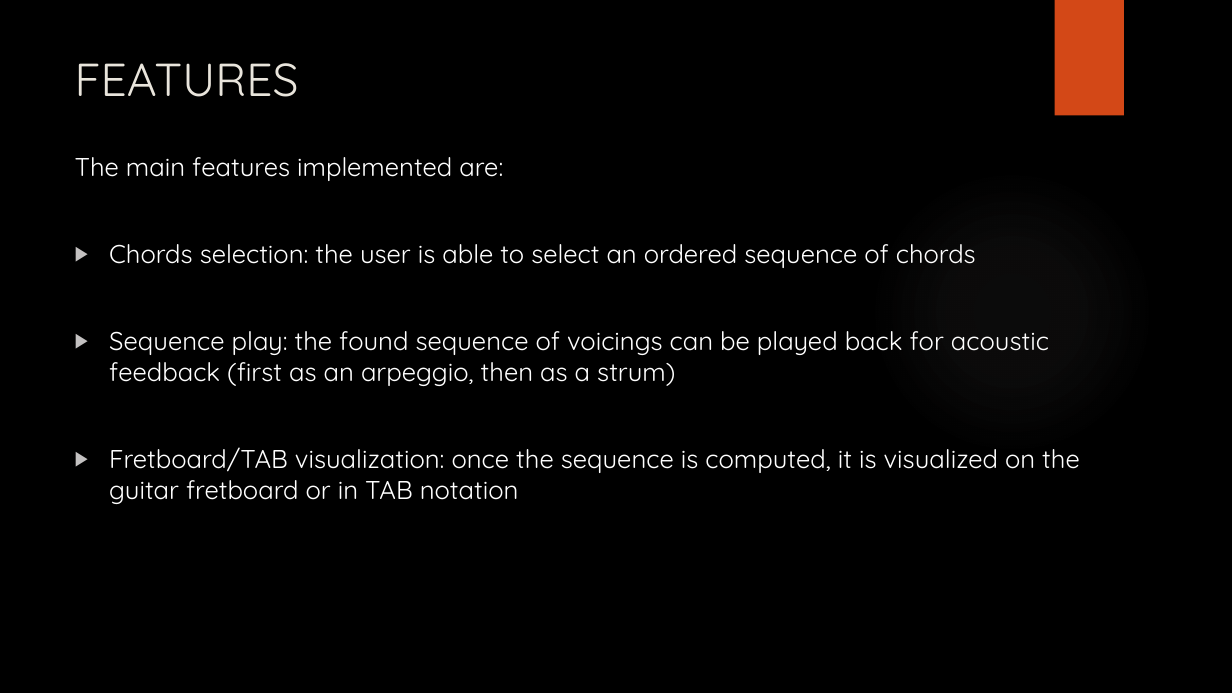
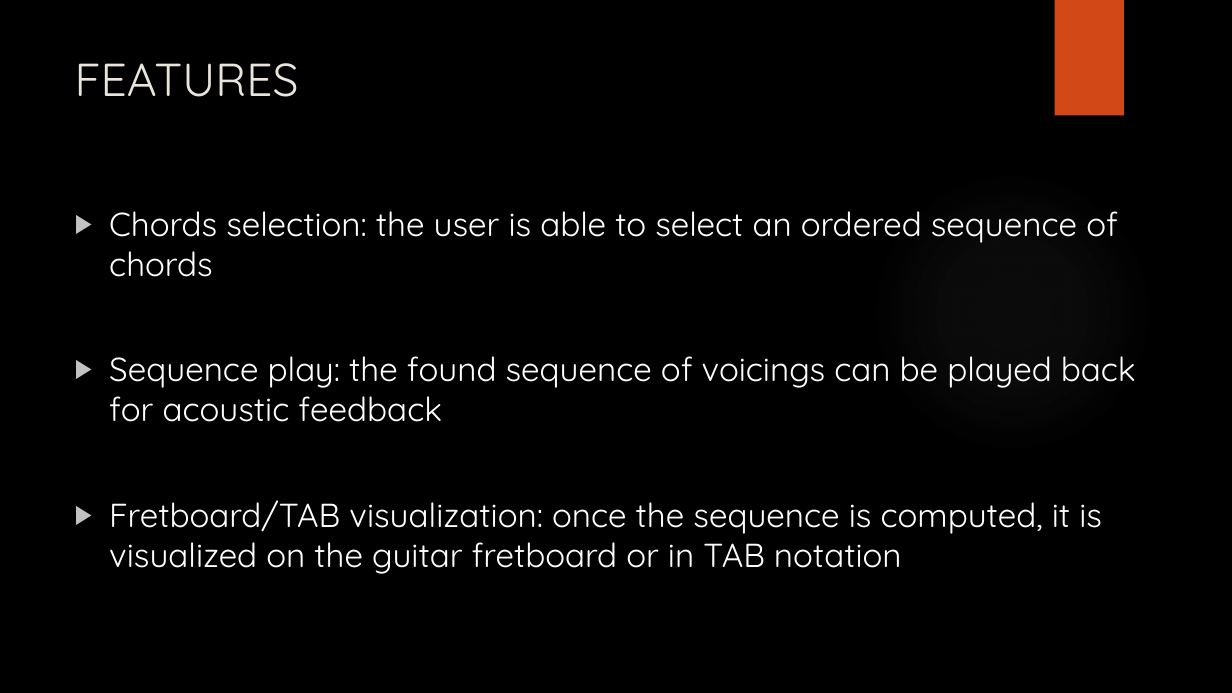
Before and after one commit to korpsvart/TabMaker, a slide deck: slide 3 of TabMaker.pptx (slide 2 before the commit). Drawn at 1232x693 pixels with LibreOffice and Linux fonts; fonts in the diff are those of the drawing; background and template pictures are left out. Boxes give left, top, right and bottom in pixels: in the first picture for what was removed or moved away, otherwise in the second. Text is boxed around its words. In the diff, an @@ line names an element or a change of style, - is before the commit and + after.

```diff
--- a/TabMaker.pptx
+++ b/TabMaker.pptx
@@ text at (75, 157, 503, 181): paragraph removed @@
-The main features implemented are:
@@ text at (109, 211, 1118, 574): size 20 to 25.9 pt in "Chords selection: the user is able to ...", "Fretboard/TAB visualization: once the sequence is computed, ..." @@
@@ text at (109, 356, 1136, 422): text changed; size 20 to 25.9 pt @@
-▶ Sequence play: the found sequence of voicings can be played back for acoustic feedback (first as an arpeggio, then as a strum)
+▶ Sequence play: the found sequence of voicings can be played back for acoustic feedback
```
Also in this commit, not shown: 6 other slides changed, 2 slides added, 1 slide removed, 1 other file.
